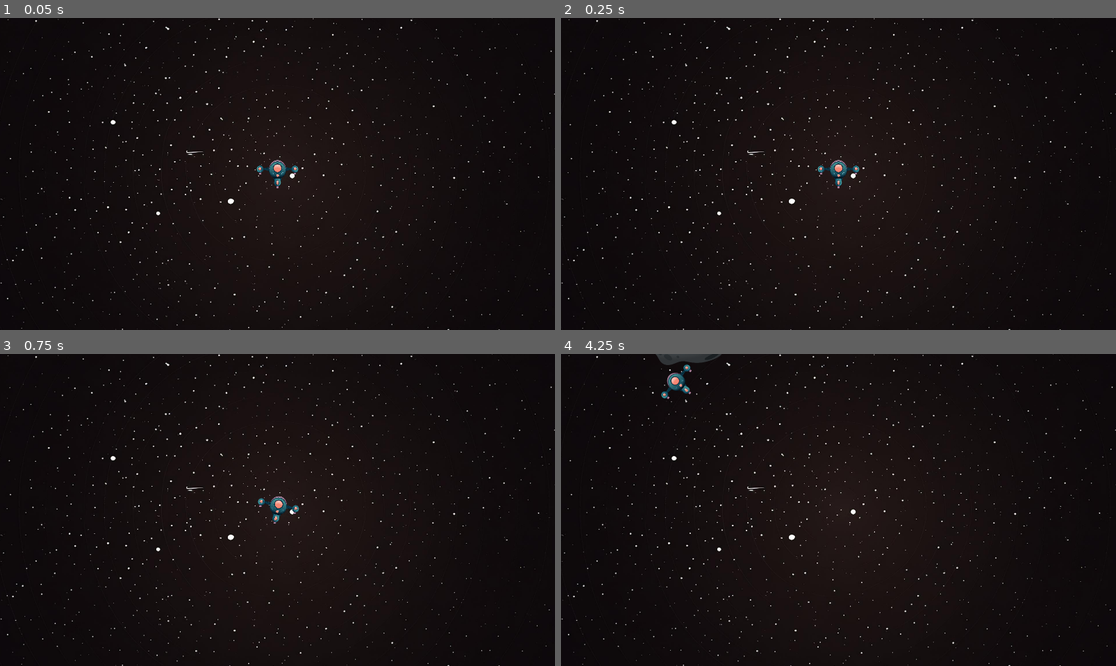
Above: before the commit, frames 1-4 (two rows, left to right).
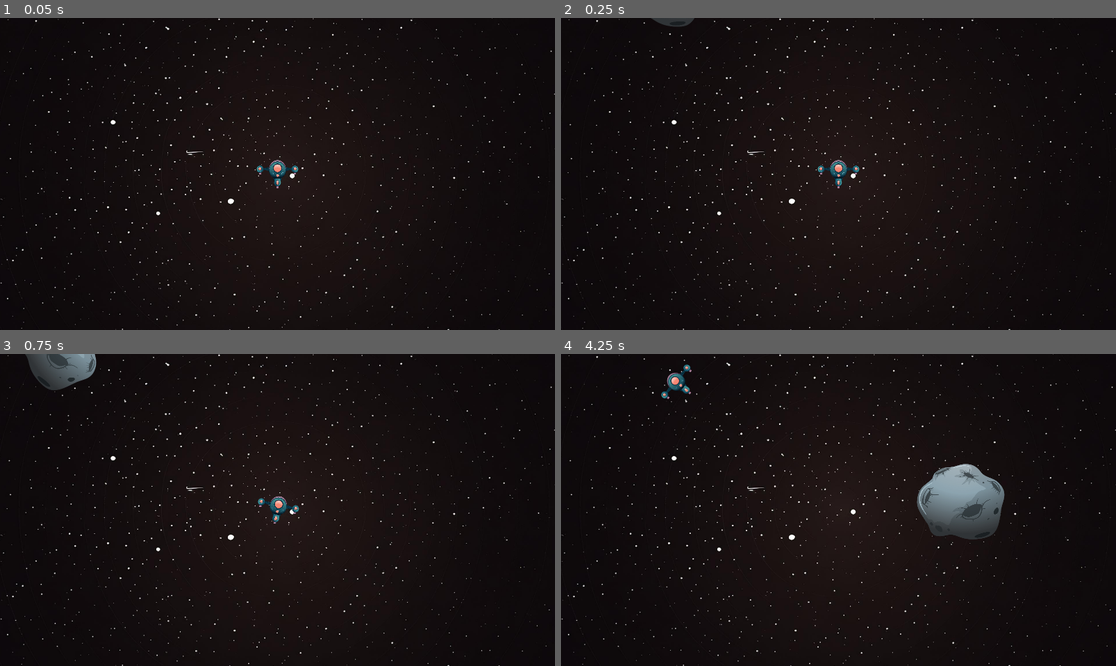
Above: after the commit, the same moments.

Repository: AbdulqadirQ/astroclone
Game: Godot game, scene res://scenes/level.tscn
Two runs of this game, one before a commit and one after it. Both use one fixed random seed, a clock stepped at 60 frames per second and the inputs below.
Inputs:
- Up to frame 1 (0.05 s): no input
- Up to frame 2 (0.25 s): no input
- Up to frame 3 (0.75 s): hold D (right) from 0.53 s (still down)
- Up to frame 4 (4.25 s): release D (right) at 1.28 s; hold A (left) 1.28-2.03 s; hold D (right) 2.03-2.78 s; hold W (forward) 2.78-3.53 s; hold A (left) from 3.53 s (still down)

Frame 1 is identical in both runs. In frame 2, 0.1% of the frame differs, in the area x 16-25%, y 0-3%; in frame 3, 1.1%; in frame 4, 3.2%, in the area x 17-80%, y 0-60%.

Commit message:
Meteor collides with ship and only ship bounces off

Diff:
--- a/project.godot
+++ b/project.godot
@@ -41,3 +41,9 @@
 "events": [Object(InputEventKey,"resource_local_to_scene":false,"resource_name":"","device":-1,"window_id":0,"alt_pressed":false,"shift_pressed":false,"ctrl_pressed":false,"meta_pressed":false,"pressed":false,"keycode":0,"physical_keycode":68,"key_label":0,"unicode":100,"echo":false,"script":null)
 ]
 }
+
+[layer_names]
+
+2d_physics/layer_1="world"
+2d_physics/layer_2="player"
+2d_physics/layer_3="meteor"
--- a/scenes/big_meteor_1.gd
+++ b/scenes/big_meteor_1.gd
@@ -1,14 +1,13 @@
-extends RigidBody2D
+extends StaticBody2D
 
-@export var meteor_mass_kg = 500000000
-var ROTATION_TORQUE = 4500 * meteor_mass_kg
-var SHIP_IMPULSE = 20 * meteor_mass_kg
-const INERTIA = 0 # the higher this value, the more difficult it is for ship to turn
-const GRAVITY = 0
+var screen_size: Vector2
+var speed: int
+var rotation_speed: int
+var direction_x: float
+var direction_y: float
 
-var screen_size = null
+signal collision
 
-# Called when the node enters the scene tree for the first time.
 func _ready():
 	screen_size = get_viewport_rect().size
 	var rng := RandomNumberGenerator.new()
@@ -17,13 +16,15 @@
 	var random_y = rng.randi_range(-150, -50)
 	position = Vector2(random_x, random_y)
 
+	speed = rng.randi_range(300, 500)
+	direction_x = rng.randf_range(-1, 1)
+	direction_y = rng.randf_range(0.1, 1)
+	rotation_speed = rng.randi_range(40, 100)
 
-# Called every frame. 'delta' is the elapsed time since the previous frame.
+
 func _process(delta):
-	pass
-
-func _integrate_forces(state):
-	gravity_scale = GRAVITY
+	position += Vector2(direction_x, direction_y) * speed * delta
+	rotation_degrees += rotation_speed * delta
 	screen_wrap()
 
 func screen_wrap():
--- a/scenes/big_meteor_1.tscn
+++ b/scenes/big_meteor_1.tscn
@@ -3,13 +3,15 @@
 [ext_resource type="Texture2D" uid="uid://c4tg0r4ip0no5" path="res://graphics/meteors/meteor_1.png" id="1_20wvc"]
 [ext_resource type="Script" path="res://scenes/big_meteor_1.gd" id="1_b7o84"]
 
-[node name="Big_Meteor_1" type="RigidBody2D"]
+[node name="Big_Meteor_1" type="StaticBody2D"]
+collision_layer = 4
+collision_mask = 6
 script = ExtResource("1_b7o84")
+
+[node name="Sprite2D" type="Sprite2D" parent="."]
+scale = Vector2(0.2, 0.2)
+texture = ExtResource("1_20wvc")
 
 [node name="CollisionPolygon2D" type="CollisionPolygon2D" parent="."]
 scale = Vector2(0.2, 0.2)
 polygon = PackedVector2Array(-45, -648, -173, -591, -247, -561, -374, -525, -425, -493, -472, -460, -517, -407, -531, - …(431 unchanged characters)…
-
-[node name="Sprite2D" type="Sprite2D" parent="."]
-scale = Vector2(0.2, 0.2)
-texture = ExtResource("1_20wvc")
--- a/scenes/player.tscn
+++ b/scenes/player.tscn
@@ -1,10 +1,18 @@
-[gd_scene load_steps=3 format=3 uid="uid://bcee62v2t5a0h"]
+[gd_scene load_steps=4 format=3 uid="uid://bcee62v2t5a0h"]
 
 [ext_resource type="Texture2D" uid="uid://dwpmdjuyaaqol" path="res://graphics/ships/spaceship_4.png" id="1_l48yi"]
 [ext_resource type="Script" path="res://scripts/player.gd" id="1_y5og6"]
 
+[sub_resource type="PhysicsMaterial" id="PhysicsMaterial_kniv5"]
+bounce = 1.0
+
 [node name="Player" type="RigidBody2D"]
+collision_layer = 2
+collision_mask = 5
+physics_material_override = SubResource("PhysicsMaterial_kniv5")
 gravity_scale = 0.0
+max_contacts_reported = 5
+contact_monitor = true
 script = ExtResource("1_y5og6")
 
 [node name="PlayerSprite" type="Sprite2D" parent="."]
@@ -14,3 +22,5 @@
 [node name="CollisionPolygon2D" type="CollisionPolygon2D" parent="."]
 scale = Vector2(0.2, 0.2)
 polygon = PackedVector2Array(-5, -245, -40, -241, -85, -220, -122, -179, -141, -141, -146, -118, -242, -104, -260, -135 …(584 unchanged characters)…
+
+[connection signal="body_entered" from="." to="." method="_on_body_entered"]
--- a/scripts/player.gd
+++ b/scripts/player.gd
@@ -1,8 +1,8 @@
 extends RigidBody2D
 
-@export var ship_mass_kg = 500000
-var ROTATION_TORQUE = 4500 * ship_mass_kg
-var SHIP_IMPULSE = 20 * ship_mass_kg
+var SHIP_MASS_KG = 5
+var ROTATION_TORQUE = 4500 * SHIP_MASS_KG
+var SHIP_IMPULSE = 20 * SHIP_MASS_KG
 const INERTIA = 0 # the higher this value, the more difficult it is for ship to turn
 const GRAVITY = 0
 
@@ -13,15 +13,11 @@
 	screen_size = get_viewport_rect().size
 	position = Vector2(960,540)
 
-# Called every frame. 'delta' is the elapsed time since the previous frame.
-func _process(delta):
-	pass
-
-func _integrate_forces(state):
+func _integrate_forces(_state):
 	gravity_scale = GRAVITY
-	$".".mass = ship_mass_kg
+	mass = SHIP_MASS_KG
 	if Input.is_action_pressed("forward"):
-		var angle = $".".rotation
+		var angle = rotation
 		apply_central_impulse(Vector2(sin(-angle), cos(angle)) * -SHIP_IMPULSE)
 
 	set_inertia(INERTIA)
@@ -34,3 +30,6 @@
 func screen_wrap():
 	position.x = wrapf(position.x, -50, screen_size.x+50)
 	position.y = wrapf(position.y, -50, screen_size.y+50)
+
+func _on_body_entered(body):
+	print("Collision")
